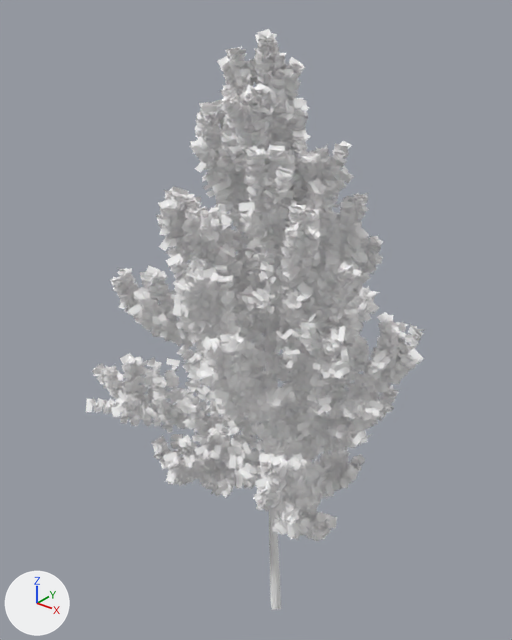
Two versions of the glTF model resources/lefttree.glb, one commit apart.
The view is the same before and after, from a 50 mm camera at (10.11, -22.88, 18.68) aimed at (-0.76, -9.29, 10.26). The axes (+X, +Y, +Z) are drawn at lower left. The lights are the same throughout. Where no turn or scale is listed for an object, it has been applied to the vertices.

In view in the first picture: 'leaves.002', 'tree.002'.
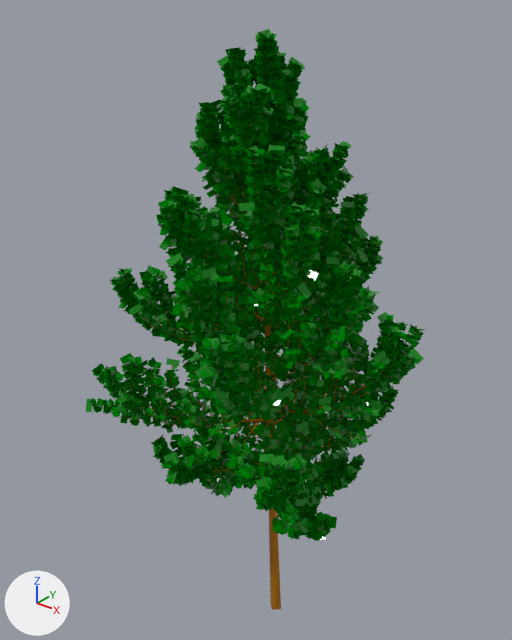
The newer file is also turned or shifted as a whole; pictures and numbers use the older file's frame.

Pixel boxes (x1, y1, x2, y2) of what changed, in the pictures (512 x 640 px):
'leaves.002', recoloured (white to green): (86, 29, 424, 541) in both
'tree.002', recoloured: (115, 86, 411, 610) in both

Patch to the scene script:
```diff
--- a/resources/lefttree.glb.py
+++ b/resources/lefttree.glb.py
@@ mat_leaves_002 @@
+mat_leaves_002 = principled_material('Leaves.002')
+mat_leaves_002.base_color = (0.0, 0.227, 0.00318)  # green #00830a
+mat_leaves_002.roughness = 0.0
@@ mat_material_002 @@
+mat_material_002 = principled_material('Material.002')
+mat_material_002.base_color = (0.477, 0.173, 0.0)  # orange #b87300
+mat_material_002.roughness = 0.0
@@ me_mesh_004 @@
 me_mesh_004.from_pydata(...)  # 10919 vertices, 16924 faces; spans x -3.5..3.9, y -4.3..3.8, z 0.0..17.5
-me_mesh_004.materials.append(mat_material_001)  # white #ffffff
+me_mesh_004.materials.append(mat_material_002)  # orange #b87300
@@ me_leaves_003 @@
 me_leaves_003.from_pydata(...)  # 55652 vertices, 27826 faces; spans x -3.64..4.08, y -4.41..4.03, z 4.45..17.66
-me_leaves_003.materials.append(mat_leaves_001)  # white #ffffff
+me_leaves_003.materials.append(mat_leaves_002)  # green #00830a
```
